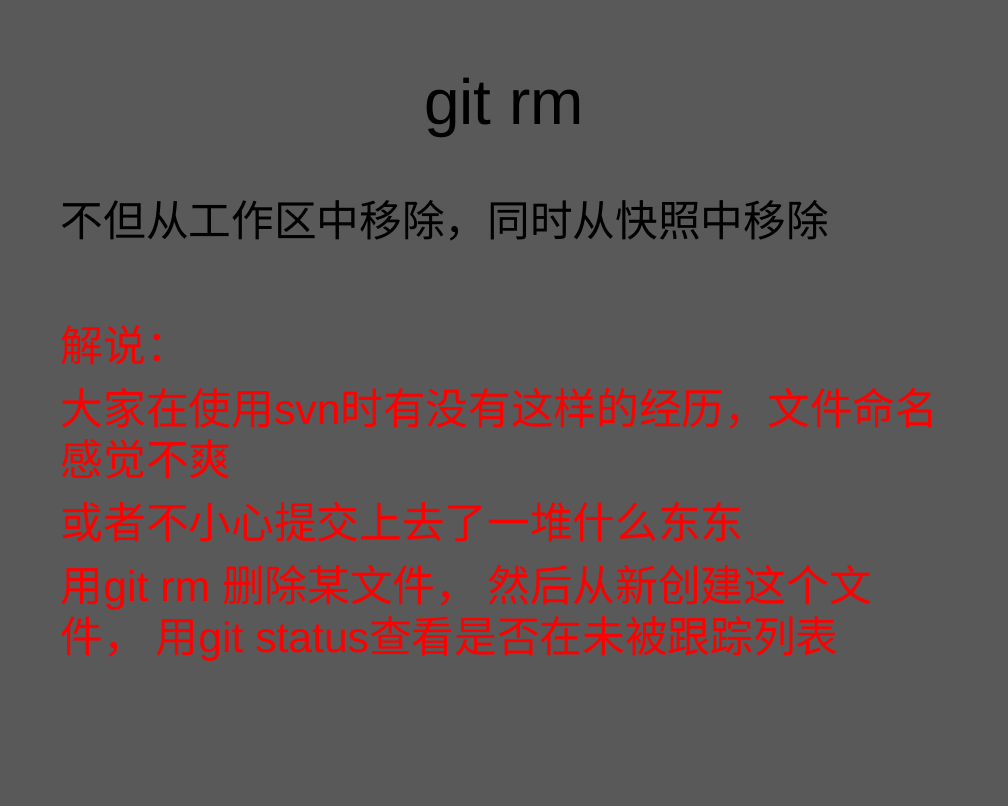
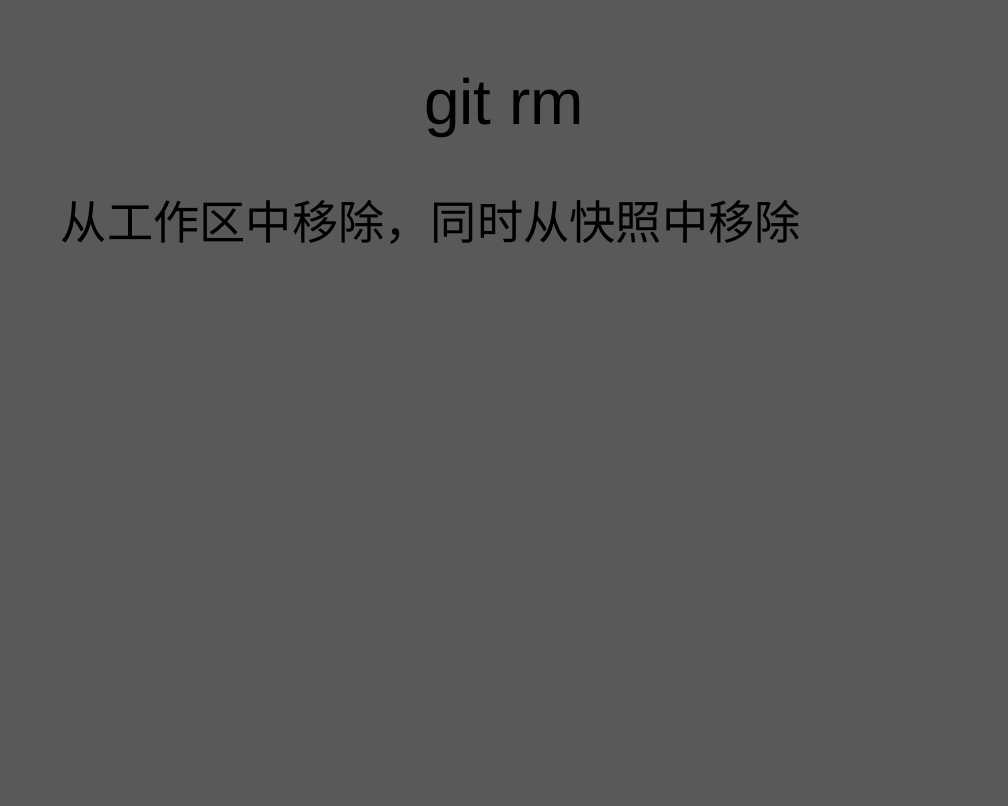
Before and after one commit to zhuxiaosheng/code, a slide deck: slide 50 of git.ppt (slide 49 before the commit). Drawn at 1008x806 pixels with LibreOffice and Linux fonts; fonts in the diff are those of the drawing; background and template pictures are left out. Boxes give left, top, right and bottom in pixels: in the first picture for what was removed or moved away, otherwise in the second. Text is boxed around its words. In the diff, an @@ line names an element or a change of style, - is before the commit and + after.

```diff
--- a/git.ppt
+++ b/git.ppt
@@ text at bbox=[61, 200, 801, 244]: text changed; size 24.1 to 26 pt; text colour #FF0000 to #000000 @@
-不但从工作区中移除，同时从快照中移除
-解说：
-大家在使用svn时有没有这样的经历，文件命名感觉不爽
-或者不小心提交上去了一堆什么东东
-用git rm 删除某文件， 然后从新创建这个文件， 用git status查看是否在未被跟踪列表
+从工作区中移除，同时从快照中移除
```
Also in this commit, not shown: 28 other slides changed, 33 slides added, 16 slides removed.
